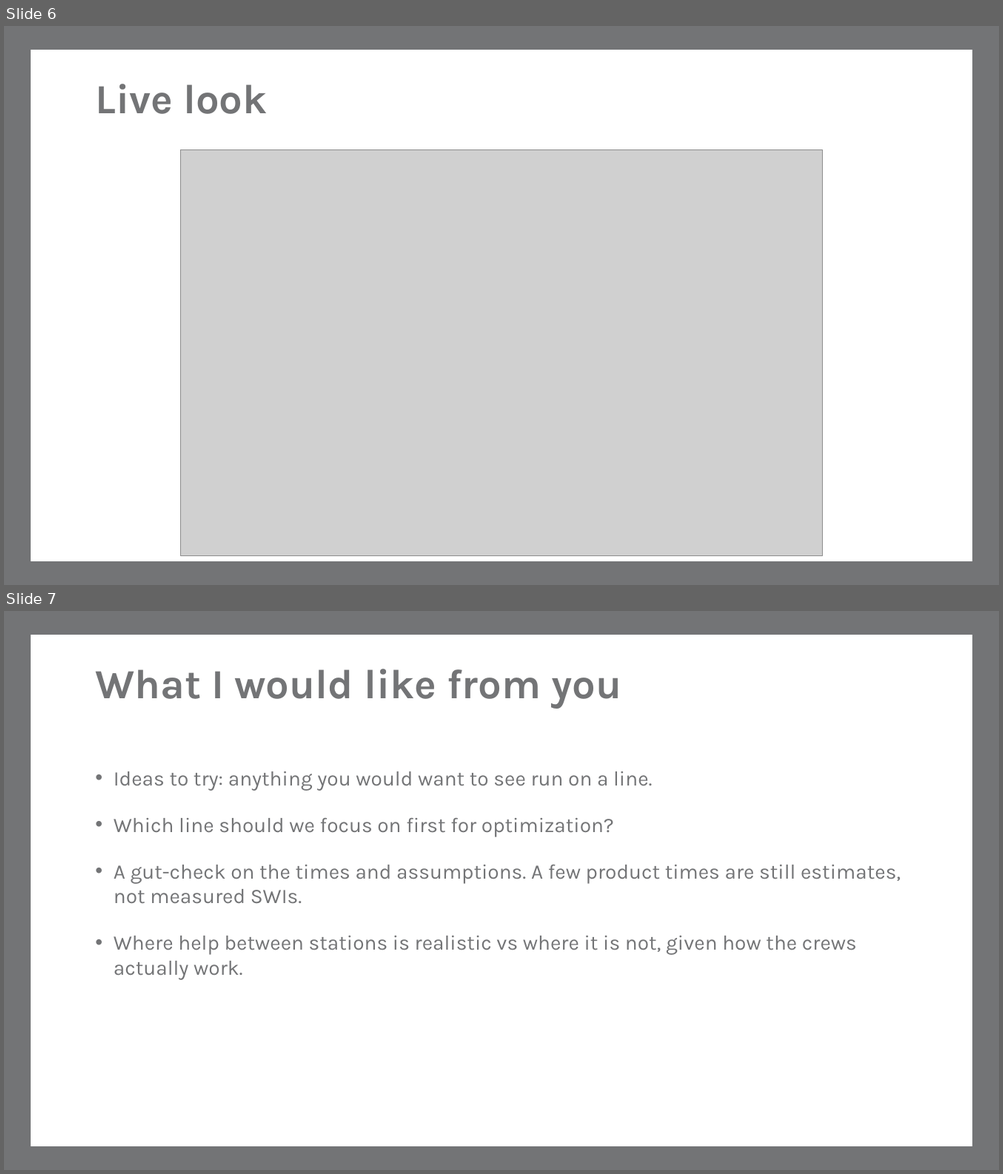
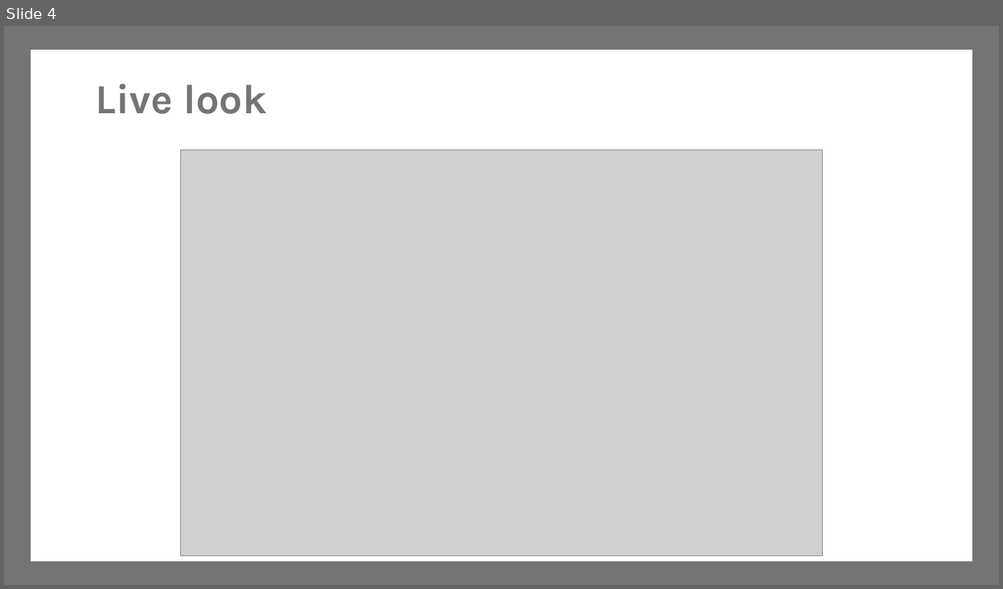
Before and after one commit to macokeefe/claude-code-system, a slide deck: standard-work/standalone/Meritage_3D_Model_Overview.pptx. Shown one above the other, each under a label of ours: slides 6 and 7 before the commit, slide 4 after it. The pictures are 1003x1174 and 1003x589 pixels, drawn with LibreOffice and Linux fonts; fonts in the diff are those of the drawing; grey boxes stand for pictures; background and template pictures are left out. Boxes give left, top, right and bottom in pixels: in the first picture for what was removed or moved away, otherwise in the second. Text is boxed around its words. In the diff, an @@ line names an element or a change of style, - is before the commit and + after.

```diff
--- a/standard-work/standalone/Meritage_3D_Model_Overview.pptx
+++ b/standard-work/standalone/Meritage_3D_Model_Overview.pptx
@@ slide 7 removed at box(4, 611, 999, 1170), background #FFFFFF; not listed: 2 template elements that a slide beside it also shows @@
@@ title removed at box(95, 669, 622, 709) @@
-What I would like from you
@@ text removed at box(114, 772, 900, 980) @@
-• Ideas to try: anything you would want to see run on a line.
-• Which line should we focus on first for optimization?
-• A gut-check on the times and assumptions. A few product times are still estimates, not measured SWIs.
-• Where help between stations is realistic vs where it is not, given how the crews actually work.
@@ what was slide 6 is now slide 4 @@
```
Also in this commit, not shown: 2 slides changed, 1 slide added, 3 other slides removed.
